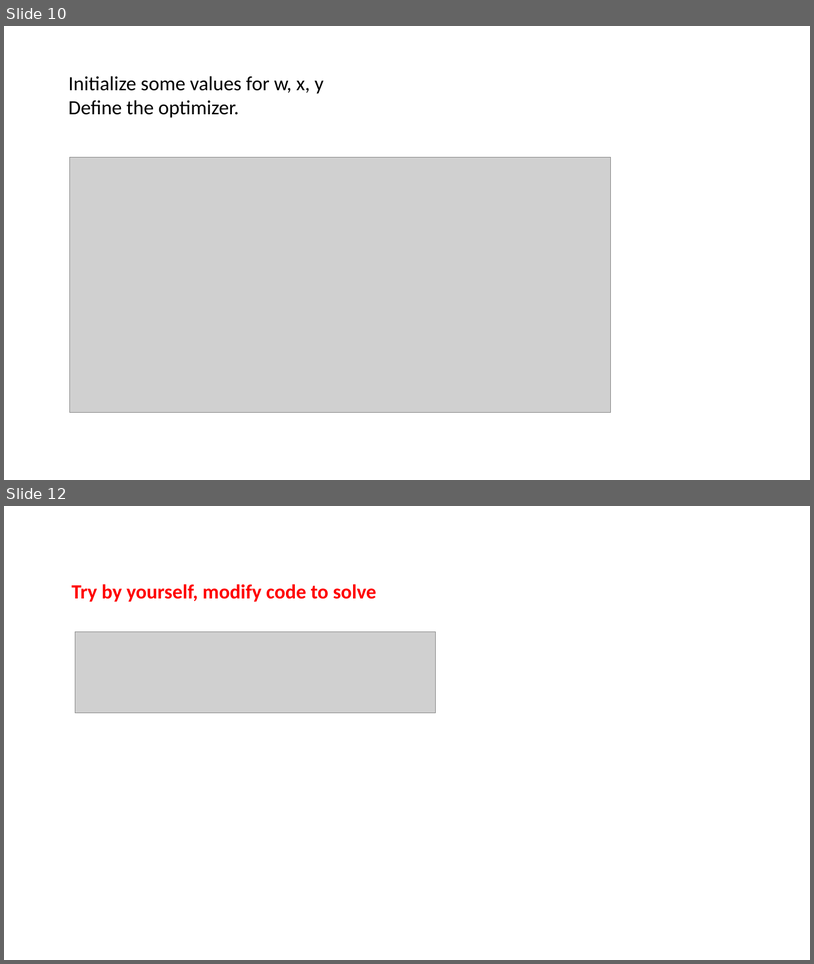
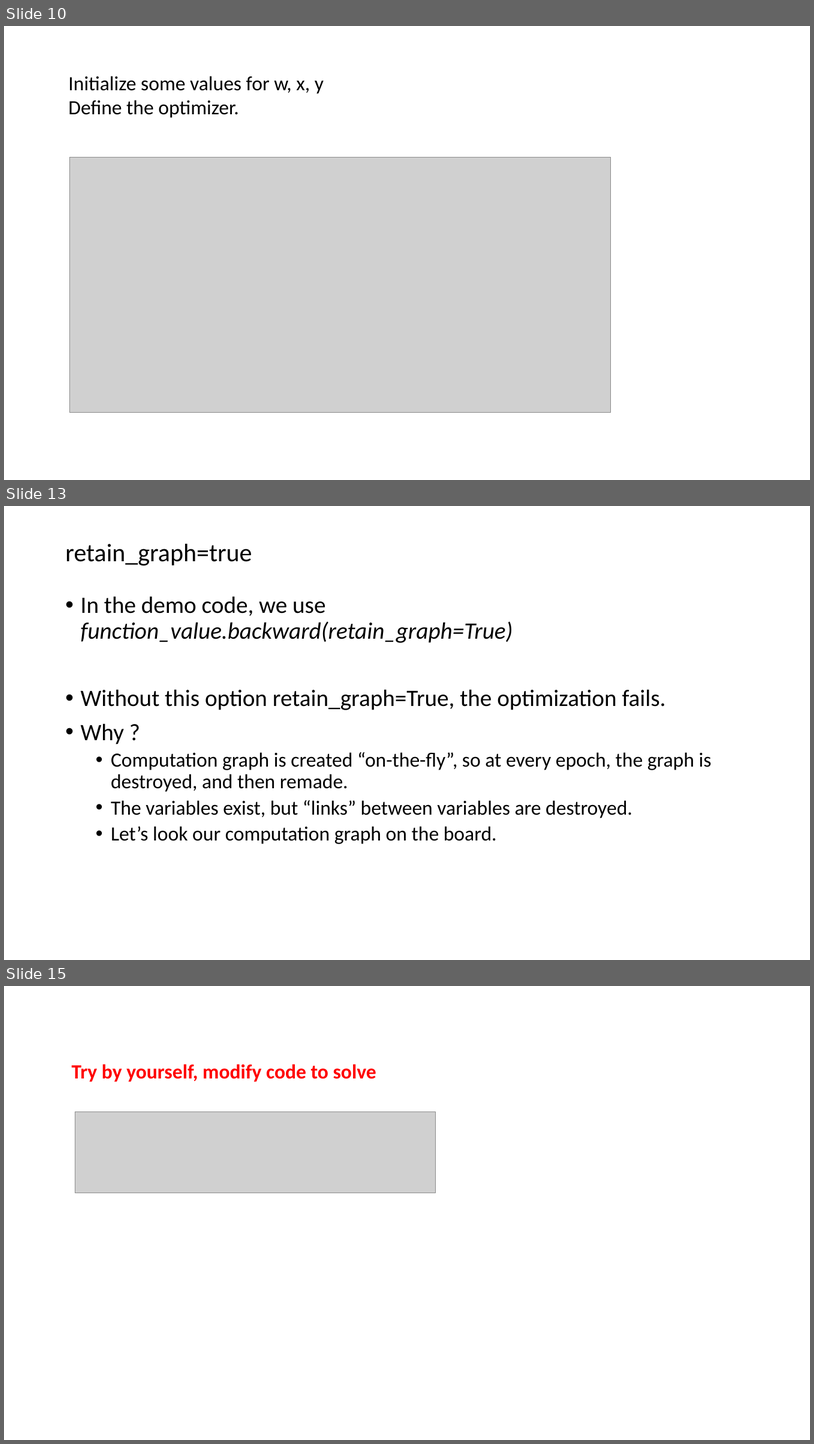
Before and after one commit to datduong/CS269_tutorial, a slide deck: CS269PresentationOwnOptimFunction.pptx. Shown one above the other, each under a label of ours: slides 10 and 12 before the commit, slides 10, 13 and 15 after it; the slides between them are not shown. The pictures are 814x964 and 814x1444 pixels, drawn with LibreOffice and Linux fonts; fonts in the diff are those of the drawing; grey boxes stand for pictures. Boxes give left, top, right and bottom in pixels: in the first picture for what was removed or moved away, otherwise in the second. Text is boxed around its words. In the diff, an @@ line names an element or a change of style, - is before the commit and + after.

```diff
--- a/CS269PresentationOwnOptimFunction.pptx
+++ b/CS269PresentationOwnOptimFunction.pptx
@@ slide 13 added at [4,506,810,960], background #FFFFFF @@
@@ title added at [65,544,252,566], 30 pt, text #000000 @@
+retain_graph=true
@@ text added at [81,596,712,844], 24 pt, text #000000 @@
+• In the demo code, we use function_value.backward(retain_graph=True)
+• Without this option retain_graph=True, the optimization fails.
+• Why ?
+  • Computation graph is created “on-the-fly”, so at every epoch, the graph is destroyed, and then remade.
+  • The variables exist, but “links” between variables are destroyed.
+  • Let’s look our computation graph on the board.
@@ what was slide 12 is now slide 15 @@
```
Also in this commit, not shown: 7 slides changed, 2 other slides added.
